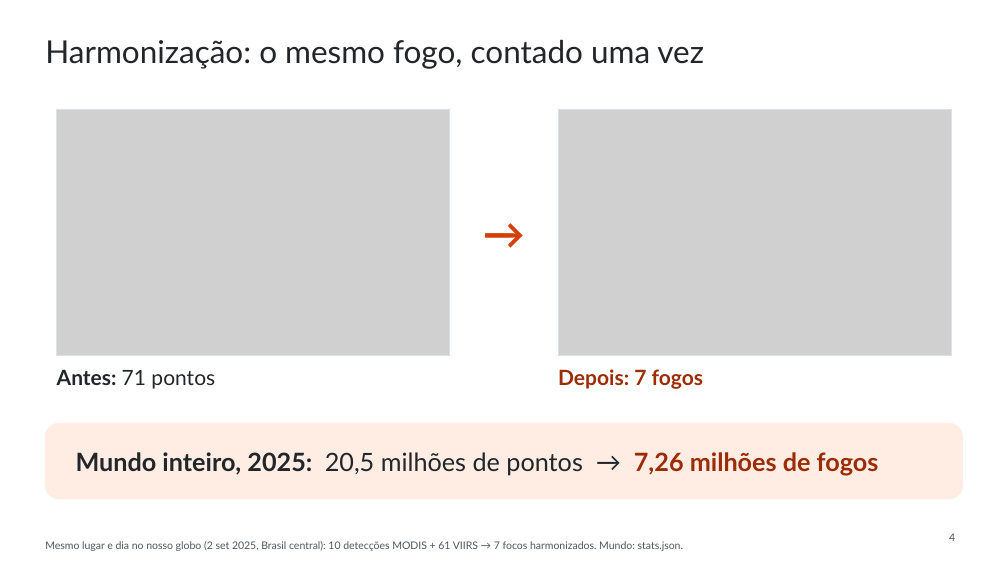
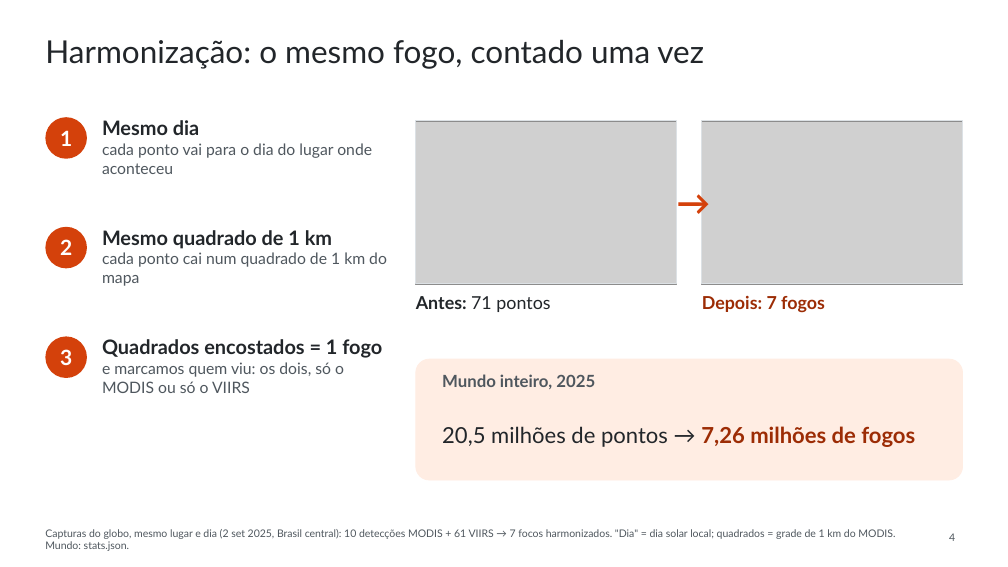
Before and after one commit to WednyFernandes/de-olho-no-fogo, a slide deck: slide 4 of public/apresentacao/de-olho-no-fogo-space-apps-2026-pt.pptx. Drawn at 1008x567 pixels with LibreOffice and Linux fonts; fonts in the diff are those of the drawing; grey boxes stand for pictures. Boxes give left, top, right and bottom in pixels: in the first picture for what was removed or moved away, otherwise in the second. Text is boxed around its words. In the diff, an @@ line names an element or a change of style, - is before the commit and + after.

```diff
--- a/public/apresentacao/de-olho-no-fogo-space-apps-2026-pt.pptx
+++ b/public/apresentacao/de-olho-no-fogo-space-apps-2026-pt.pptx
@@ ellipse added at (x1=45, y1=117, x2=87, y2=159), fill #D4410B @@
@@ rectangle removed at (x1=57, y1=110, x2=450, y2=355) @@
@@ text added at (x1=60, y1=130, x2=72, y2=146), 20 pt, text #FFFFFF, bold @@
+1
@@ text added at (x1=102, y1=120, x2=372, y2=174), 15 pt, text #4F575E @@
+Mesmo dia
+cada ponto vai para o dia do lugar onde aconteceu
@@ picture resized from (x1=57, y1=110, x2=450, y2=355) to (x1=416, y1=121, x2=677, y2=284) @@
@@ rectangle added at (x1=416, y1=121, x2=677, y2=284), outline #DCE1E5 1 pt @@
@@ picture resized from (x1=558, y1=110, x2=951, y2=355) to (x1=702, y1=121, x2=963, y2=284) @@
@@ rectangle resized from (x1=558, y1=110, x2=951, y2=355) to (x1=702, y1=121, x2=963, y2=284) @@
@@ text added at (x1=677, y1=176, x2=702, y2=229), 32 pt, text #D4410B, bold @@
+→
@@ text removed at (x1=450, y1=203, x2=558, y2=263) @@
-→
@@ ellipse added at (x1=45, y1=227, x2=87, y2=268), fill #D4410B @@
@@ text added at (x1=60, y1=239, x2=72, y2=255), 20 pt, text #FFFFFF, bold @@
+2
@@ text added at (x1=102, y1=230, x2=387, y2=286), 15 pt, text #4F575E @@
+Mesmo quadrado de 1 km
+cada ponto cai num quadrado de 1 km do mapa
@@ text "Antes: 71 pontos" at (x1=416, y1=296, x2=550, y2=312): size 20 to 17 pt @@
@@ text "Antes: 71 pontos" moved from (x1=57, y1=369, x2=215, y2=389) to (x1=416, y1=296, x2=550, y2=312) @@
@@ text "Depois: 7 fogos" moved from (x1=558, y1=369, x2=703, y2=389) to (x1=702, y1=295, x2=825, y2=313) @@
@@ text "Depois: 7 fogos" at (x1=702, y1=295, x2=825, y2=313): size 20 to 17 pt @@
@@ ellipse added at (x1=45, y1=337, x2=87, y2=378), fill #D4410B @@
@@ text added at (x1=60, y1=349, x2=72, y2=365), 20 pt, text #FFFFFF, bold @@
+3
@@ text added at (x1=102, y1=339, x2=382, y2=393), 15 pt, text #4F575E @@
+Quadrados encostados = 1 fogo
+e marcamos quem viu: os dois, só o MODIS ou só o VIIRS
@@ rounded rectangle resized from (x1=45, y1=423, x2=963, y2=499) to (x1=416, y1=359, x2=963, y2=480) @@
@@ rounded rectangle at (x1=416, y1=359, x2=963, y2=480): proportions changed @@
@@ text added at (x1=442, y1=374, x2=595, y2=389), 16 pt, text #4F575E, bold @@
+Mundo inteiro, 2025
@@ text at (x1=442, y1=426, x2=915, y2=447): text changed; size 24 to 21 pt; bold off @@
-Mundo inteiro, 2025: 20,5 milhões de pontos → 7,26 milhões de fogos
+20,5 milhões de pontos → 7,26 milhões de fogos
@@ text at (x1=45, y1=529, x2=895, y2=551): text changed @@
-Mesmo lugar e dia no nosso globo (2 set 2025, Brasil central): 10 detecções MODIS + 61 VIIRS → 7 focos harmonizados. Mundo: stats.json.
+Capturas do globo, mesmo lugar e dia (2 set 2025, Brasil central): 10 detecções MODIS + 61 VIIRS → 7 focos harmonizados. "Dia" = dia solar local; quadrados = grade de 1 km do MODIS. Mundo: stats.json.
```
Also in this commit, not shown: 3 other slides changed, 2 slides added, 2 slides removed, 14 other files.
